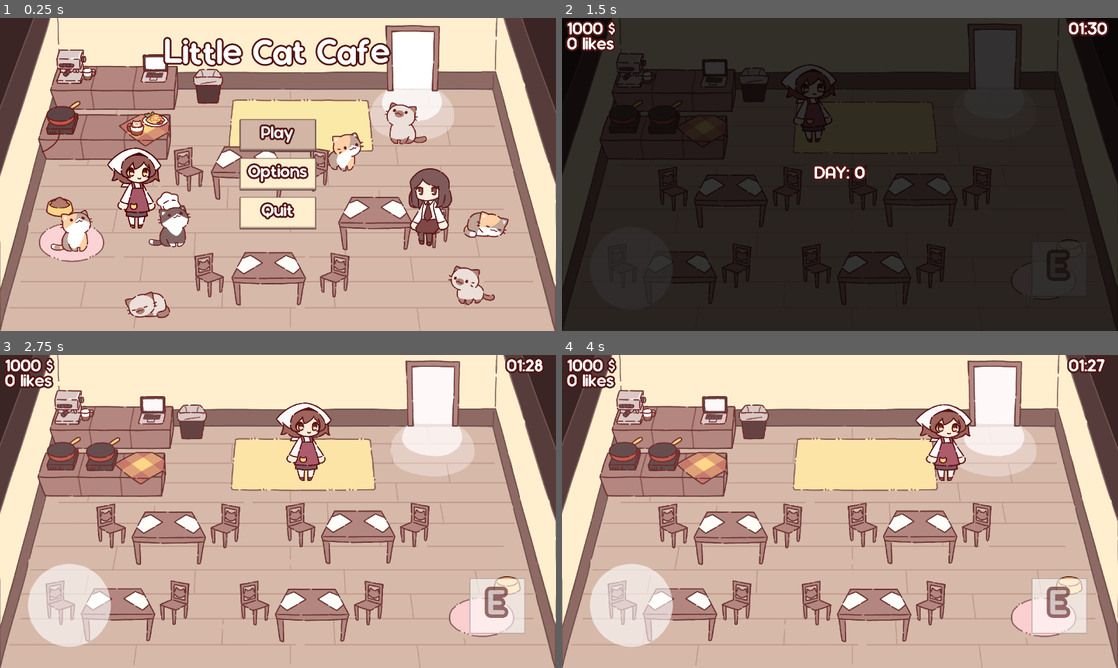
Above: before the commit, frames 1-4 (two rows, left to right).
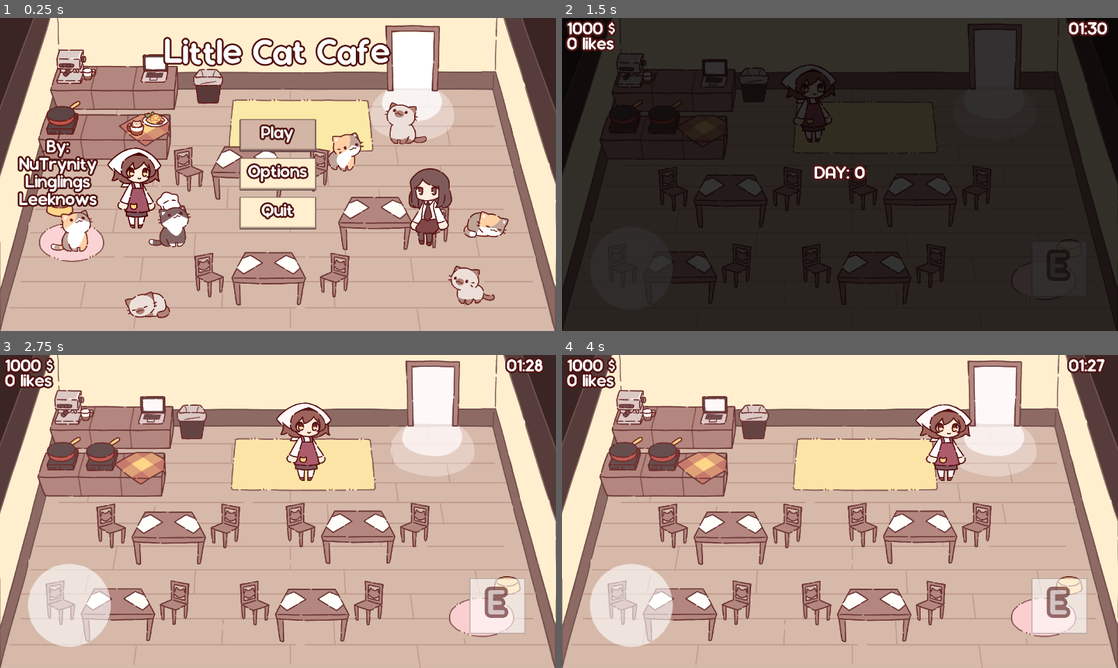
Above: after the commit, the same moments.

Repository: NuTrynity/Little-Cat-Cafe
Game: Godot game, scene res://Nodes/UI/main_menu.tscn
The game is run twice, just before and just after one commit, with the same random seed, the same clock (stepped at 60 frames per second) and the same inputs.
Inputs (mouse positions are in pixels of both pictures, inside the frame that each line leads up to):
- Up to frame 1 (0.25 s): no input
- Up to frame 2 (1.5 s): click "Play" at 0.5 s; move the mouse to (962, 158) at 1.27 s; hold Right (move_right) from 1.28 s (still down); hold E (interact) from 1.28 s (still down); click (962, 158) at 1.42 s
- Up to frame 3 (2.75 s): release Right (move_right) at 2 s; release E (interact) at 2 s; drag from (166, 527) to (433, 426) at 2.02 s
- Up to frame 4 (4 s): move the mouse to (895, 442) at 2.77 s; hold Right (move_right) 2.78-3.5 s; hold E (interact) 2.78-3.5 s; drag from (812, 574) to (712, 426) at 3.52 s

The runs differ from the first frame. In frame 1, 1.8% of the frame differs, in the area x 3-18%, y 38-61%; in frame 2, less than 0.1%; in frame 3, less than 0.1%; in frame 4, less than 0.1%.

Commit message:
removed some print statements

Diff:
--- a/Nodes/UI/main_menu.tscn
+++ b/Nodes/UI/main_menu.tscn
@@ -213,6 +213,24 @@
 visible = false
 layout_mode = 2
 
+[node name="Credits" type="Label" parent="."]
+layout_mode = 1
+anchors_preset = 4
+anchor_top = 0.5
+anchor_bottom = 0.5
+offset_left = 87.0
+offset_top = -238.0
+offset_right = 450.0
+offset_bottom = 238.0
+grow_vertical = 2
+theme_override_constants/line_spacing = 16
+text = "By:
+NuTrynity
+Linglings
+Leeknows"
+horizontal_alignment = 1
+vertical_alignment = 1
+
 [node name="MainMenuMusic" type="AudioStreamPlayer" parent="."]
 stream = ExtResource("4_eanhc")
 bus = &"Music"
--- a/Nodes/UI/options_menu.tscn
+++ b/Nodes/UI/options_menu.tscn
@@ -24,6 +24,13 @@
 [node name="Menu" type="VBoxContainer" parent="."]
 layout_mode = 2
 theme_override_constants/separation = 128
+
+[node name="Fullscreen" type="VBoxContainer" parent="Menu"]
+layout_mode = 2
+
+[node name="CheckButton" type="CheckButton" parent="Menu/Fullscreen"]
+layout_mode = 2
+text = "FullScreen"
 
 [node name="Sliders" type="VBoxContainer" parent="Menu"]
 layout_mode = 2
--- a/Scripts/ObjectScripts/meal_template.gd
+++ b/Scripts/ObjectScripts/meal_template.gd
@@ -13,7 +13,6 @@
 func _ready():
 	#interact_area.interact = Callable(self, "_on_pick_up")
 	player_resources.meal_given.connect(give_meal)
-	print(GlobalScript.meal_types[meal_index]["price"])
 
 func _physics_process(_delta):
 	if picked_up == true:
--- a/Scripts/PolygonRandomPointGenerator.gd
+++ b/Scripts/PolygonRandomPointGenerator.gd
@@ -11,6 +11,7 @@
 	_triangles = Geometry2D.triangulate_polygon(_polygon)
 	_rand = RandomNumberGenerator.new()
 
+	@warning_ignore("integer_division")
 	var triangle_count: int = _triangles.size() / 3
 	assert(triangle_count > 0)
 	_cumulated_triangle_areas.resize(triangle_count)
--- a/Scripts/ResourceScripts/PlayerResource.gd
+++ b/Scripts/ResourceScripts/PlayerResource.gd
@@ -40,5 +40,3 @@
 		return
 	carry_amt = carry_amt + 1
 	emit_signal("meal_taken", meal)
-	for i in GlobalScript.inventory:
-		print(GlobalScript.inventory[i])
--- a/Scripts/UIScripts/JoyStick.gd
+++ b/Scripts/UIScripts/JoyStick.gd
@@ -10,7 +10,7 @@
 
 func _input(event):
 	if event is InputEventScreenTouch or event is InputEventScreenDrag:
-		if $TouchScreenButton.is_pressed():
+		if touch_pad.is_pressed():
 			move_vector = calc_move_vector(event.position)
 			inner_circle.position = event.position
 			limit_inner_circle(event.position)
Not shown: 5 places in Assets/Theme/main_menu.tres that only renumber resources
Not shown, changed: export_presets.cfg
